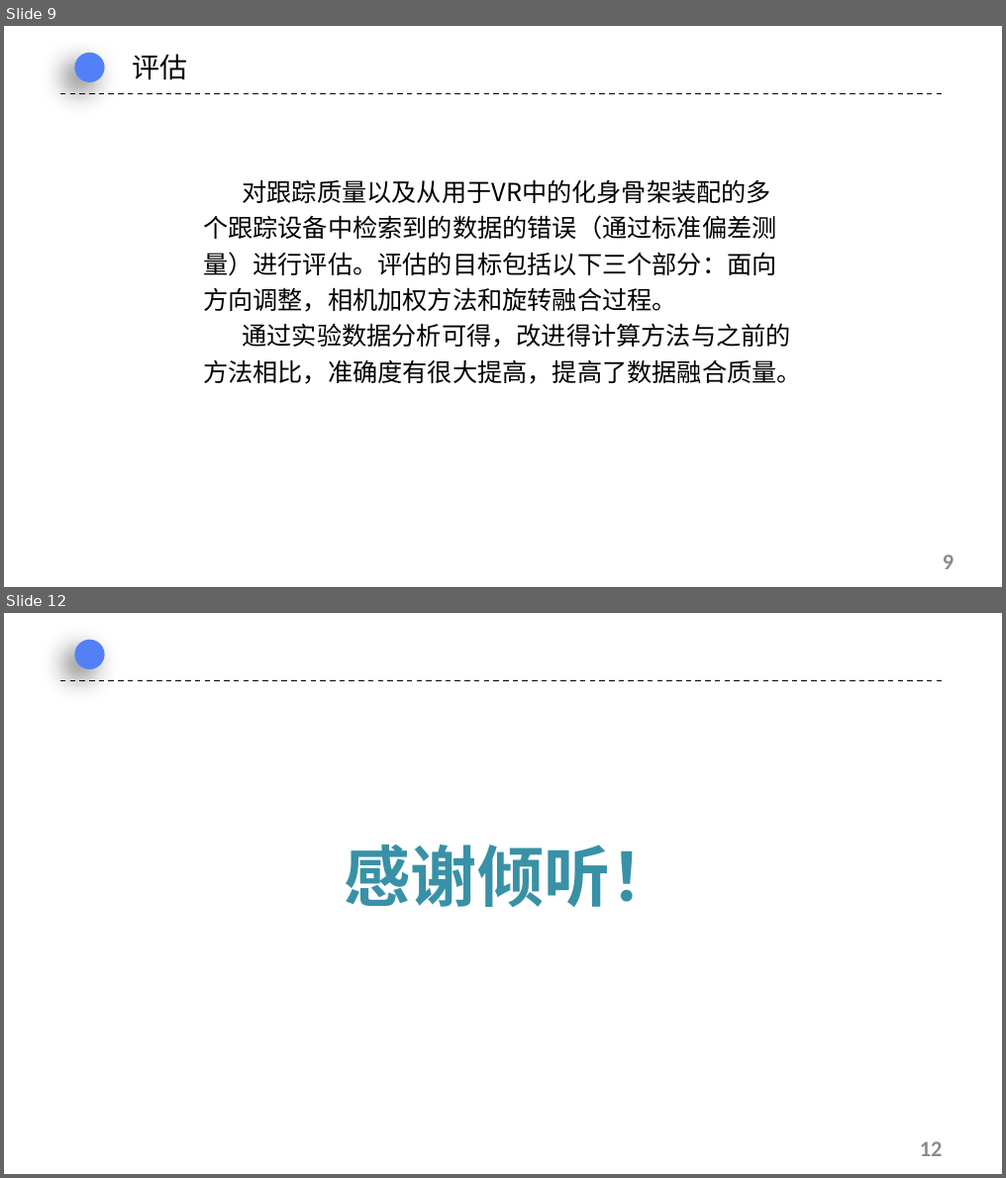
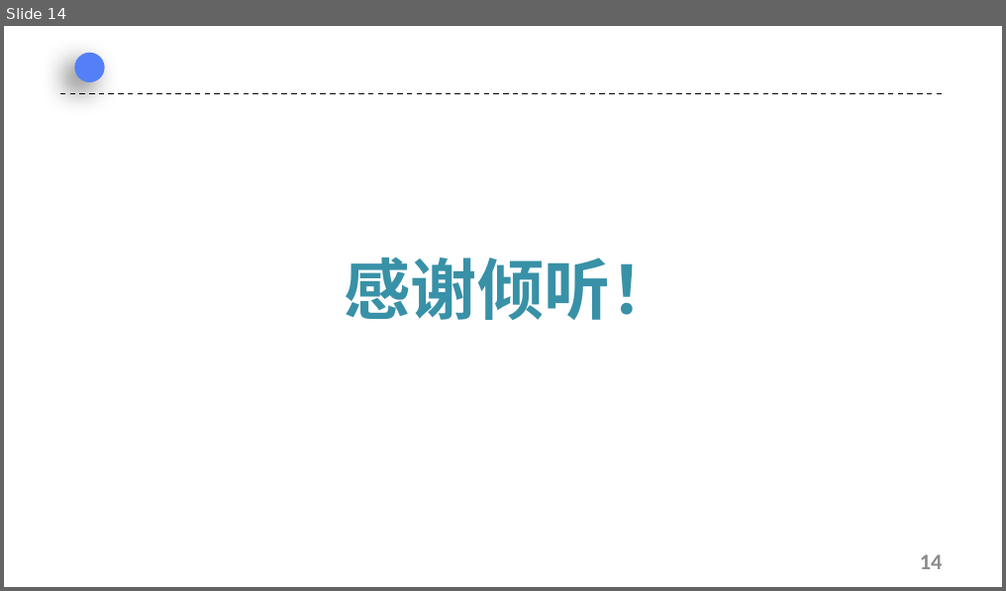
Before and after one commit to urnotmuqi/graphics2019, a slide deck: 21951468张雨薇/读书报告/仅用深度摄像头改善身体和手部追踪.pptx. Shown one above the other, each under a label of ours: slides 9 and 12 before the commit, slide 14 after it; the slides between them are not shown. The pictures are 1006x1178 and 1006x591 pixels, drawn with LibreOffice and Linux fonts; fonts in the diff are those of the drawing; background and template pictures are left out. Boxes give left, top, right and bottom in pixels: in the first picture for what was removed or moved away, otherwise in the second. Text is boxed around its words. In the diff, an @@ line names an element or a change of style, - is before the commit and + after.

```diff
--- a/21951468张雨薇/读书报告/仅用深度摄像头改善身体和手部追踪.pptx
+++ b/21951468张雨薇/读书报告/仅用深度摄像头改善身体和手部追踪.pptx
@@ slide 9 removed at (x1=4, y1=26, x2=1002, y2=587), background picture (left out) @@
@@ ellipse removed at (x1=75, y1=52, x2=105, y2=81) @@
@@ text removed at (x1=132, y1=54, x2=187, y2=80) @@
-评估
@@ line removed from (59, 94) to (946, 94) @@
@@ text removed at (x1=203, y1=179, x2=802, y2=384) @@
-对跟踪质量以及从用于VR中的化身骨架装配的多个跟踪设备中检索到的数据的错误（通过标准偏差测量）进行评估。评估的目标包括以下三个部分：面向方向调整，相机加权方法和旋转融合过程。
-通过实验数据分析可得，改进得计算方法与之前的方法相比，准确度有很大提高，提高了数据融合质量。
@@ page number removed at (x1=943, y1=555, x2=953, y2=570) @@
-9
@@ what was slide 12 is now slide 14 @@
@@ page number at (x1=920, y1=555, x2=943, y2=570): text changed @@
-12
+14
```
Also in this commit, not shown: 10 slides changed, 3 slides added.
